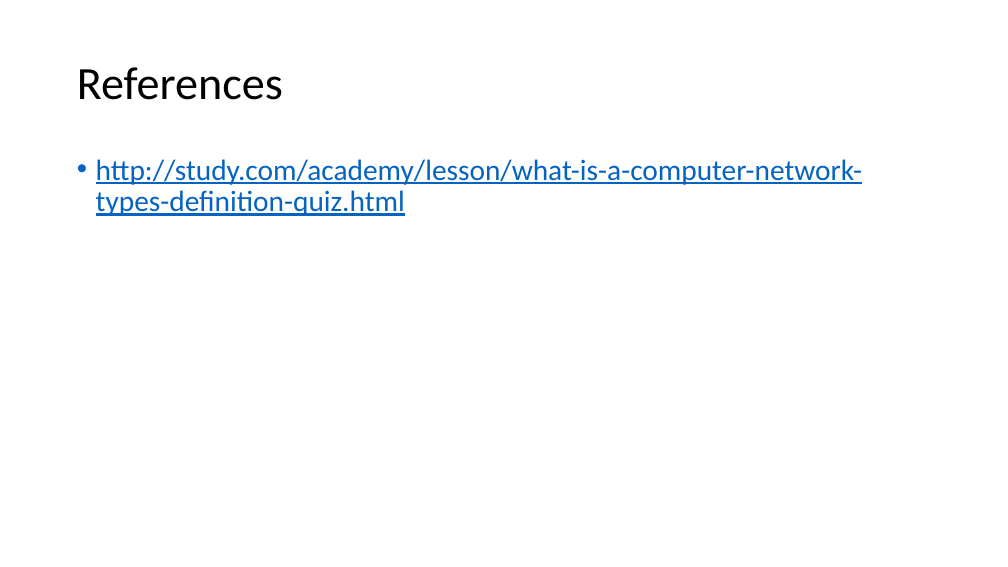
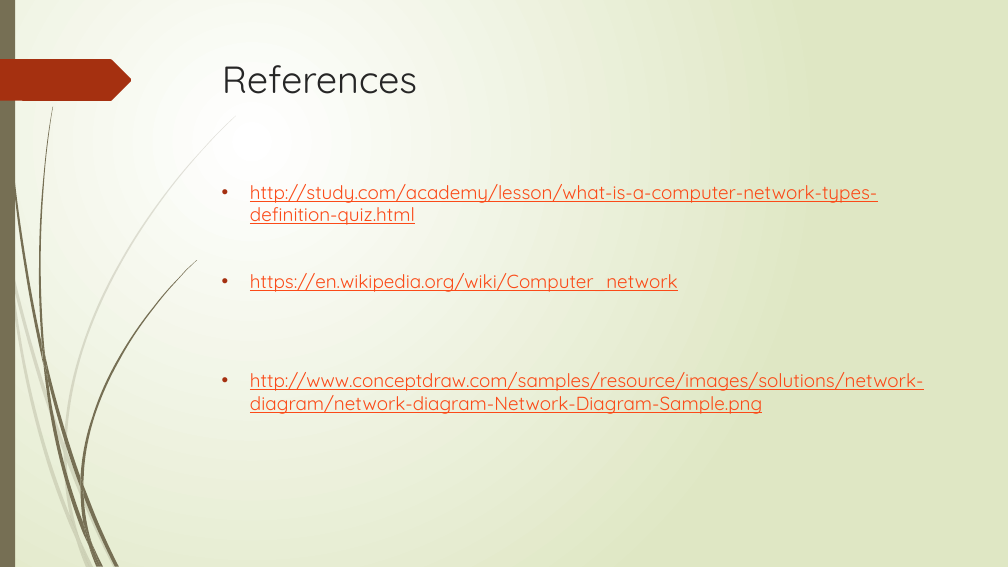
Before and after one commit to JasmanRai/school-work-new, a slide deck: slide 7 of Computer Networking.pptx (slide 5 before the commit). Drawn at 1008x567 pixels with LibreOffice and Linux fonts; fonts in the diff are those of the drawing. Boxes give left, top, right and bottom in pixels: in the first picture for what was removed or moved away, otherwise in the second. Text is boxed around its words. In the diff, an @@ line names an element or a change of style, - is before the commit and + after.

```diff
--- a/Computer Networking.pptx
+++ b/Computer Networking.pptx
@@ background #FFFFFF to gradient #FFFFFF to #DFE8C4 @@
@@ rectangle added at <box>0,0,15,567</box>, fill #766F54 @@
@@ freeform shape added at <box>0,59,132,101</box>, fill #A53010 @@
@@ title "References": place and size @@
-title "References" at <box>77,67,283,100</box>
+title "References" at <box>222,65,417,94</box>
@@ title "References" at <box>222,65,417,94</box>: size 44 to 36 pt, font Calibri to Quicksand, text colour #000000 to #262626; line spacing 0.9 to 1; vertical alignment middle to top @@
@@ text "http://study.com/academy/lesson/what-is-a-computer-network-t ...": place and size @@
-text "http://study.com/academy/lesson/what-is-a-computer-network-t ..." at <box>96,159,862,216</box>
+text "http://study.com/academy/lesson/what-is-a-computer-network-t ..." at <box>250,184,923,414</box>
@@ text at <box>250,184,877,225</box>: size 28 to 18 pt, font Calibri to Quicksand, text colour #0563C1 to #FB4A18 in "http://study.com/academy/lesson/what-is-a-computer-network-t ..."; indent changed; line spacing 0.9 to 1 @@
@@ text at <box>250,273,923,414</box>: paragraphs added @@
+• https://en.wikipedia.org/wiki/Computer_network
+• http://www.conceptdraw.com/samples/resource/images/solutions/network-diagram/network-diagram-Network-Diagram-Sample.png
@@ group added at <box>0,116,236,567</box>: 10 freeform shapes @@
@@ group added at <box>2,0,197,567</box>: 12 freeform shapes @@
```
Also in this commit, not shown: 4 other slides changed, 2 slides added, 1 slide removed.
